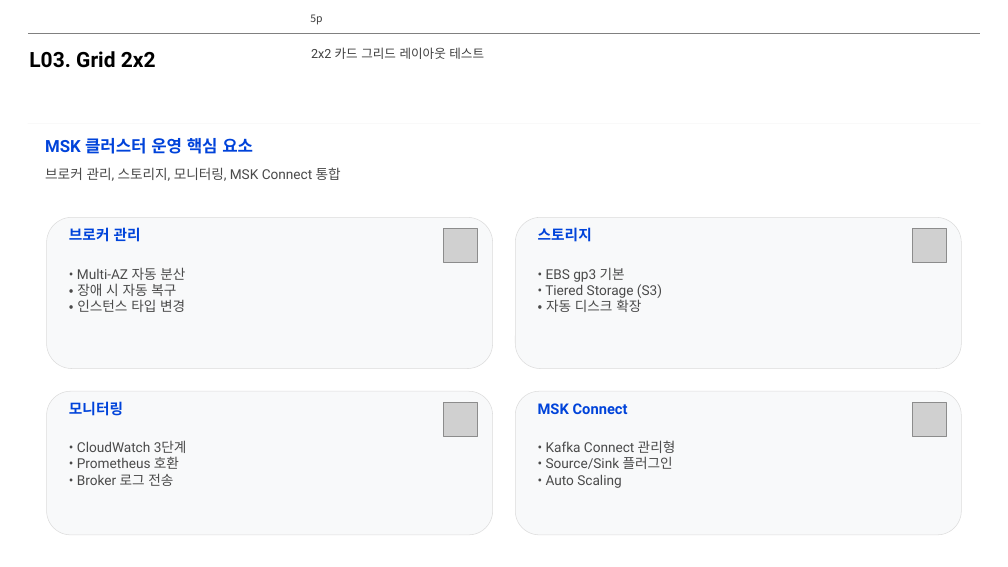
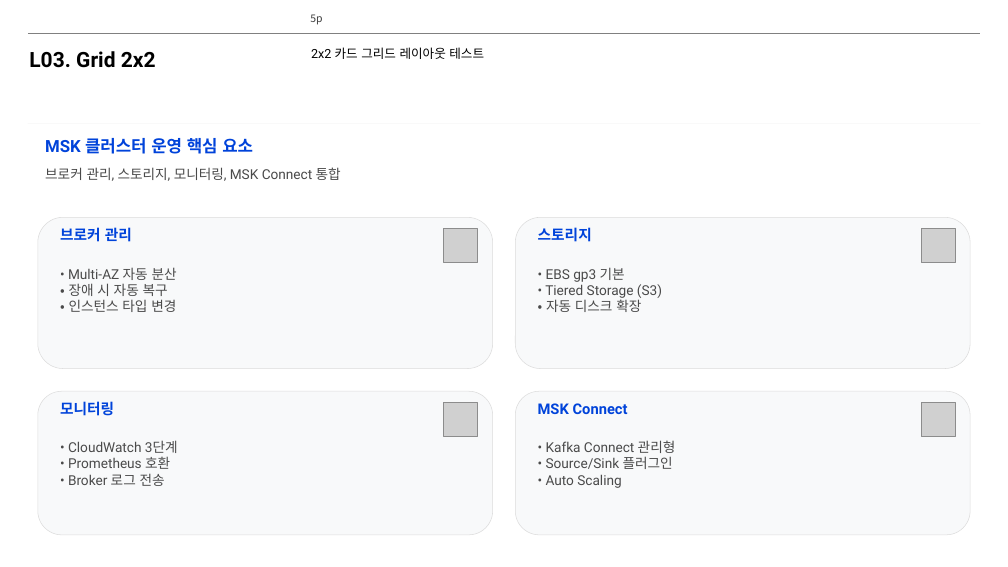
Before and after one commit to lhs6395-hslee/project-steer, a slide deck: slide 5 of results/pptx/AWS_MSK_Expert_Intro.pptx. Drawn at 1008x567 pixels with LibreOffice and Linux fonts; fonts in the diff are those of the drawing; grey boxes stand for pictures; background and template pictures are left out. Boxes give left, top, right and bottom in pixels: in the first picture for what was removed or moved away, otherwise in the second. Text is boxed around its words. In the diff, an @@ line names an element or a change of style, - is before the commit and + after.

```diff
--- a/results/pptx/AWS_MSK_Expert_Intro.pptx
+++ b/results/pptx/AWS_MSK_Expert_Intro.pptx
@@ text "2x2 카드 그리드 레이아웃 테스트" at [311, 47, 484, 59]: text colour #404040 to #000000 @@
@@ rounded rectangle: place and size @@
-rounded rectangle at [47, 218, 493, 369]
+rounded rectangle at [38, 218, 493, 369]
@@ rounded rectangle: place and size @@
-rounded rectangle at [516, 218, 962, 369]
+rounded rectangle at [516, 218, 971, 369]
@@ picture: place and size @@
-picture at [913, 228, 947, 262]
+picture at [921, 228, 955, 262]
@@ rounded rectangle: place and size @@
-rounded rectangle at [47, 391, 493, 535]
+rounded rectangle at [38, 391, 493, 535]
@@ rounded rectangle: place and size @@
-rounded rectangle at [516, 391, 962, 535]
+rounded rectangle at [516, 391, 971, 535]
@@ picture: place and size @@
-picture at [913, 403, 947, 437]
+picture at [921, 403, 955, 437]
@@ 4 texts: place and size @@
-4 texts at [69, 227, 187, 486]
+4 texts at [60, 227, 178, 486]
```
Also in this commit, not shown: 7 other slides changed, 8 slides added, 9 other files.
